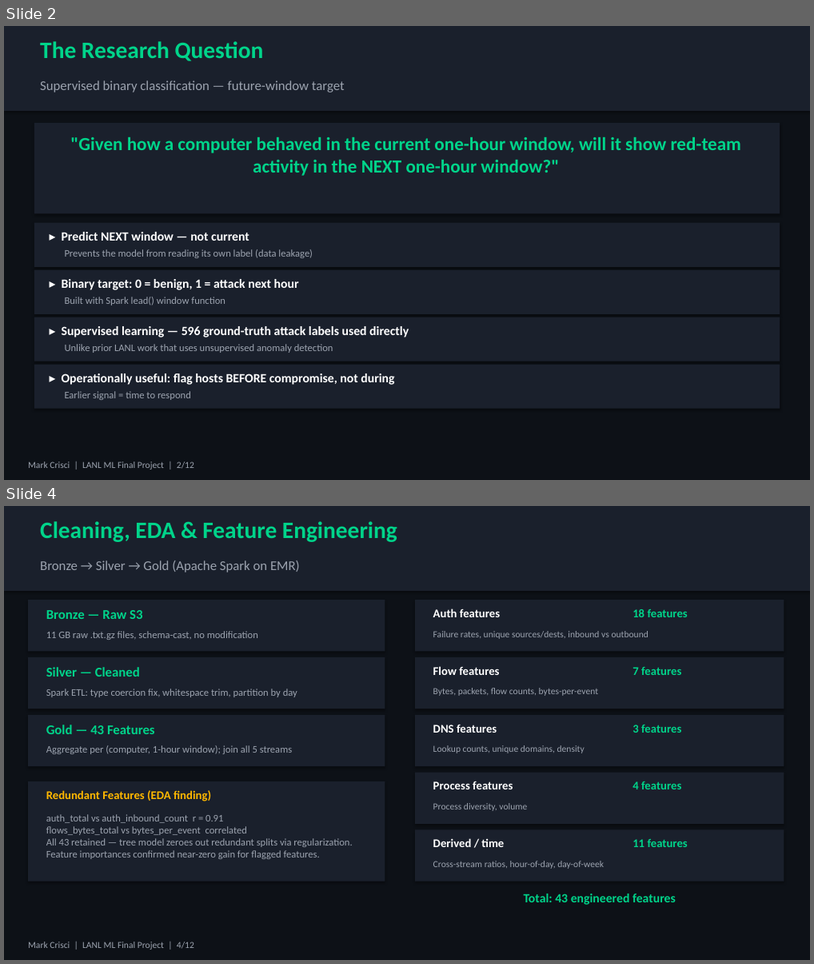
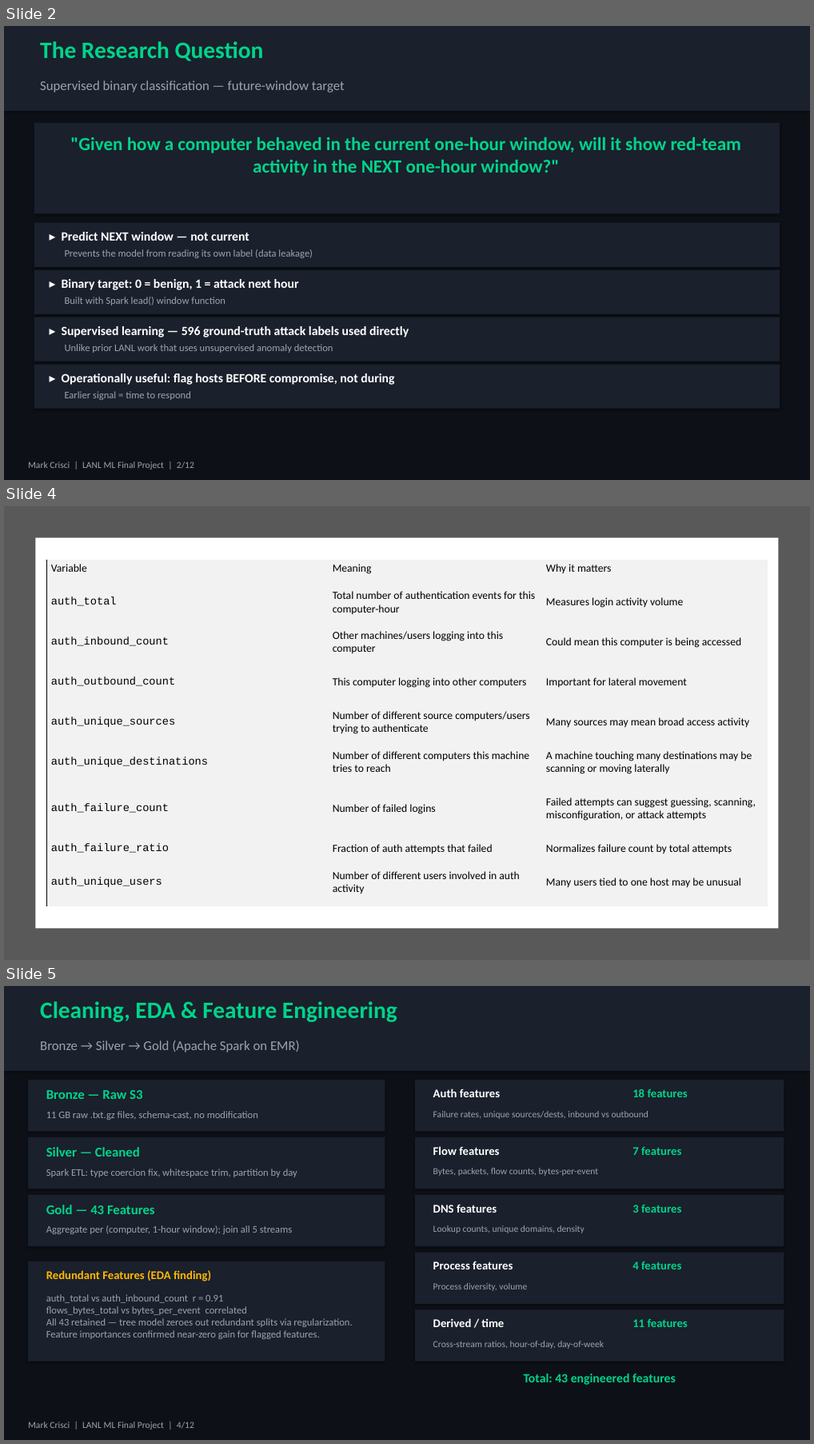
Before and after one commit to mcrisci24/lanl-threat-pipeline, a slide deck: presentation_ml_final/LANL_ML_Final_Project_Presentation.pptx. Shown one above the other, each under a label of ours: slides 2 and 4 before the commit, slides 2, 4 and 5 after it; the slides between them are not shown. The pictures are 814x964 and 814x1444 pixels, drawn with LibreOffice and Linux fonts; fonts in the diff are those of the drawing. Boxes give left, top, right and bottom in pixels: in the first picture for what was removed or moved away, otherwise in the second. Text is boxed around its words. In the diff, an @@ line names an element or a change of style, - is before the commit and + after.

```diff
--- a/presentation_ml_final/LANL_ML_Final_Project_Presentation.pptx
+++ b/presentation_ml_final/LANL_ML_Final_Project_Presentation.pptx
@@ slide 4 added at <box>4,506,810,960</box>, background #FFFFFF @@
@@ rectangle added at <box>4,506,810,960</box>, fill #595959 @@
@@ rectangle added at <box>35,538,779,928</box>, fill #FFFFFF @@
@@ table added at <box>46,560,767,906</box>, 9 rows, 3 columns @@
+Variable | Meaning | Why it matters
+auth_total | Total number of authentication events for this computer-hour | Measures login activity volume
+auth_inbound_count | Other machines/users logging into this computer | Could mean this computer is being accessed
+auth_outbound_count | This computer logging into other computers | Important for lateral movement
+auth_unique_sources | Number of different source computers/users trying to authenticate | Many sources may mean broad access activity
+auth_unique_destinations | Number of different computers this machine tries to reach | A machine touching many destinations may be scanning or moving laterally
+auth_failure_count | Number of failed logins | Failed attempts can suggest guessing, scanning, misconfiguration, or attack attempts
+auth_failure_ratio | Fraction of auth attempts that failed | Normalizes failure count by total attempts
+auth_unique_users | Number of different users involved in auth activity | Many users tied to one host may be unusual
@@ what was slide 4 is now slide 5 @@
```
Also in this commit, not shown: 1 slide changed, 1 other file.
